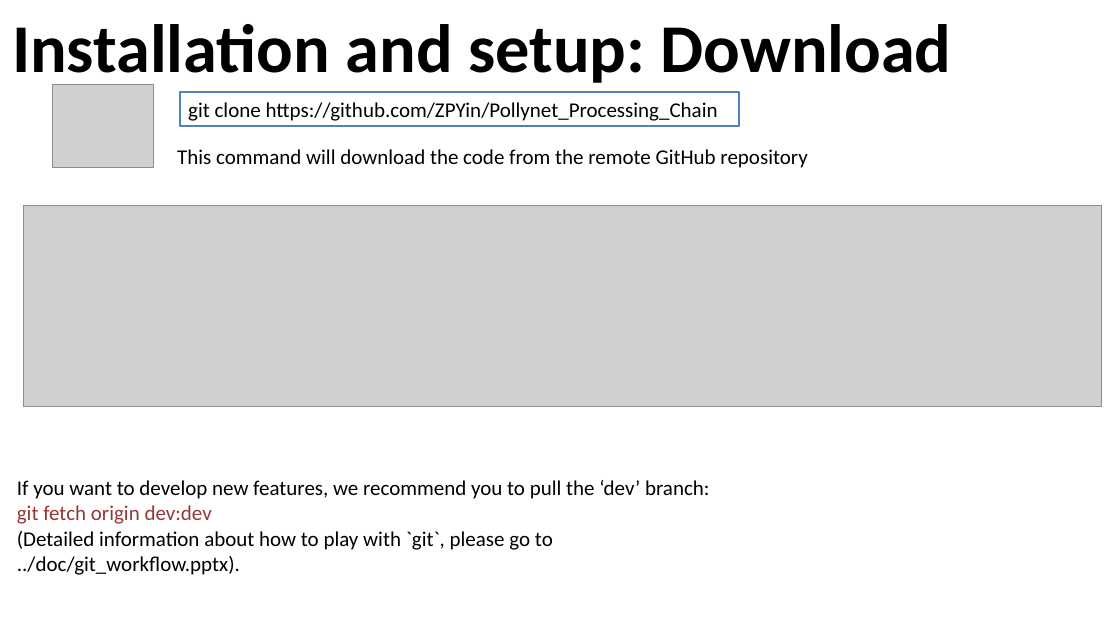
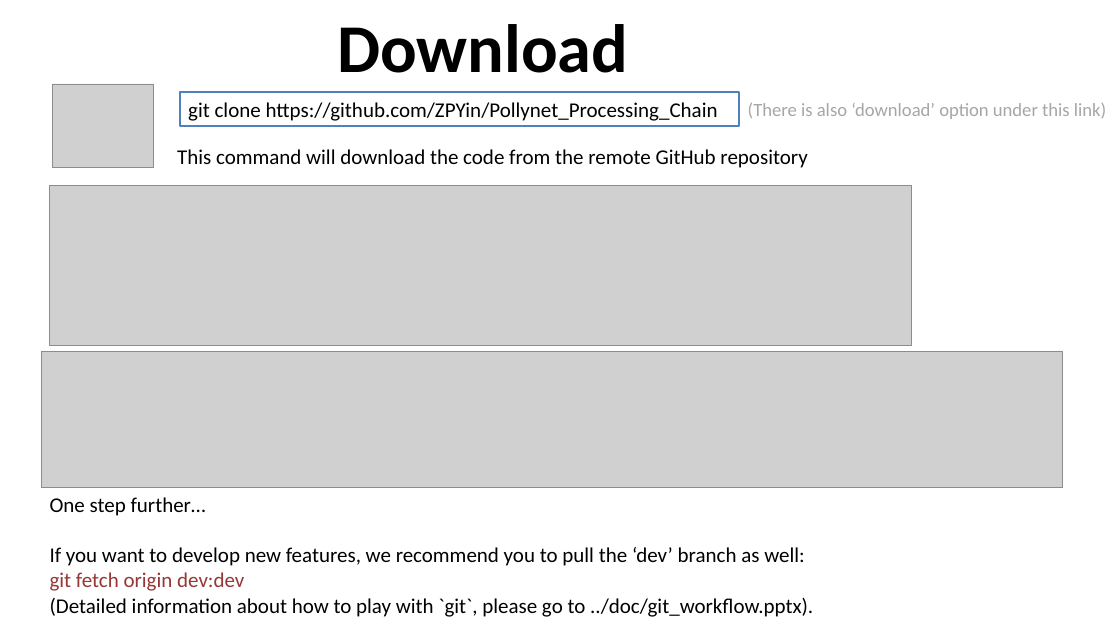
Before and after one commit to PollyNET/Pollynet_Processing_Chain, a slide deck: slide 5 of doc/Pollynet_Processing_Chain.pptx (slide 13 before the commit). Drawn at 1120x630 pixels with LibreOffice and Linux fonts; fonts in the diff are those of the drawing; grey boxes stand for pictures; background and template pictures are left out. Boxes give left, top, right and bottom in pixels: in the first picture for what was removed or moved away, otherwise in the second. Text is boxed around its words. In the diff, an @@ line names an element or a change of style, - is before the commit and + after.

```diff
--- a/doc/Pollynet_Processing_Chain.pptx
+++ b/doc/Pollynet_Processing_Chain.pptx
@@ title at (x1=337, y1=24, x2=628, y2=73): text changed @@
-Installation and setup: Download
+Download
@@ text added at (x1=748, y1=103, x2=1106, y2=119), 16 pt, text #A6A6A6 @@
+(There is also ‘download’ option under this link)
@@ picture resized from (x1=24, y1=205, x2=1102, y2=407) to (x1=49, y1=186, x2=912, y2=346) @@
@@ picture added at (x1=41, y1=352, x2=1062, y2=487) @@
@@ text "One step further…" moved from (x1=17, y1=480, x2=709, y2=575) to (x1=50, y1=497, x2=813, y2=617) @@
@@ text at (x1=50, y1=497, x2=804, y2=566): text changed @@
-If you want to develop new features, we recommend you to pull the ‘dev’ branch:
+One step further…
+If you want to develop new features, we recommend you to pull the ‘dev’ branch as well:
```
Also in this commit, not shown: 7 other slides changed, 4 slides added, 3 slides removed, 13 other files.
